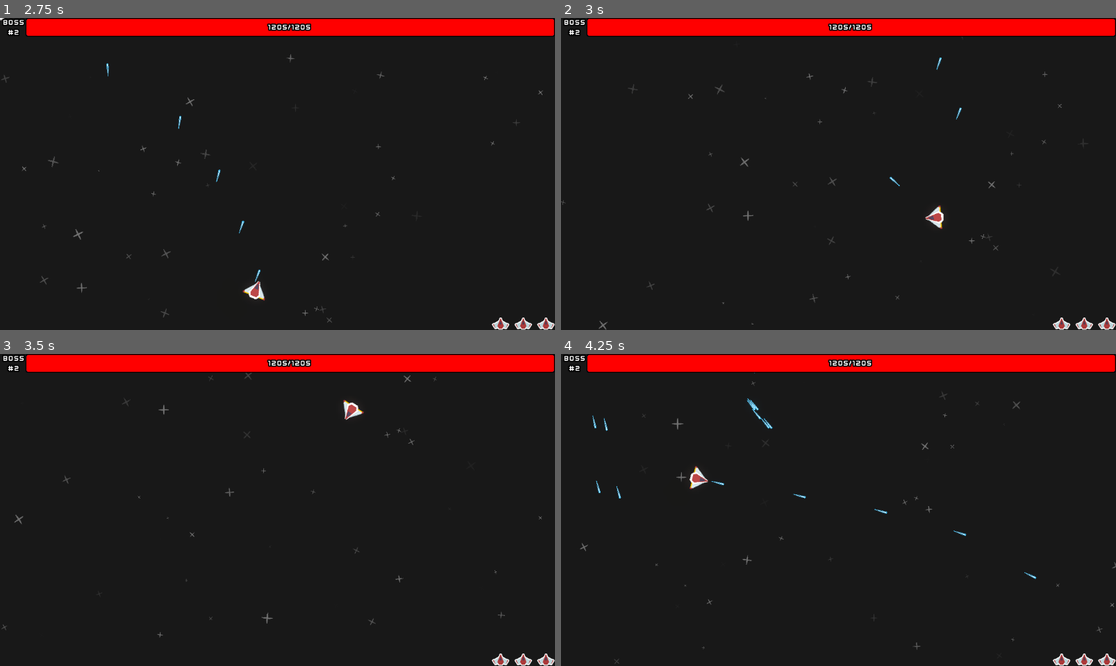
Above: before the commit, frames 1-4 (two rows, left to right).
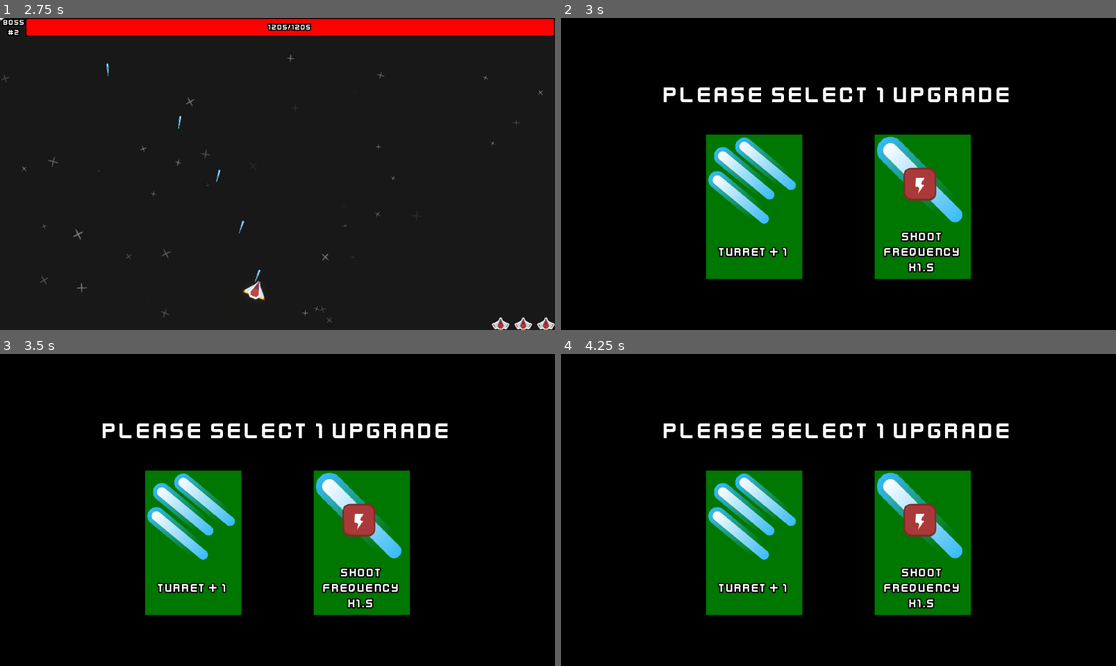
Above: after the commit, the same moments.

Repository: Noxalus/GMTK-2024
Game: Godot game, scene res://scenes/game.tscn
Two runs of this game, one before a commit and one after it. Both use one fixed random seed, a clock stepped at 60 frames per second and the inputs below. The engine's default icon, where the game draws it, is replaced by a stand-in: a white triangle on a blue panel in a dark square.
Inputs (mouse positions are in pixels of both pictures, inside the frame that each line leads up to):
- Up to frame 1 (2.75 s): move the mouse to (399, 158) at 0.52 s; press the mouse at (399, 158) at 0.53 s; hold D (move_right) 0.53-1.28 s; move the mouse to (166, 189) at 1.27 s; release the mouse at (166, 189) at 1.28 s; hold S (move_down) 1.28-2.03 s; tap Shift (focus) at 1.35 s; click (166, 189) at 1.55 s; move the mouse to (333, 105) at 2.02 s; press the mouse at (333, 105) at 2.03 s; hold D (move_right) from 2.03 s (still down); tap Page Up (next_boss) at 2.1 s
- Up to frame 2 (3 s): move the mouse to (810, 236) at 2.77 s; release D (move_right) at 2.78 s; release the mouse at (810, 236) at 2.78 s; hold Insert (choose_upgrade, bound only after the commit) from 2.78 s (still down); click (810, 236) at 2.85 s
- Up to frame 3 (3.5 s): keep holding Insert (choose_upgrade, bound only after the commit)
- Up to frame 4 (4.25 s): move the mouse to (1005, 556) at 3.52 s; release Insert (choose_upgrade, bound only after the commit) at 3.53 s; press the mouse at (1005, 556) at 3.53 s; hold A (move_left) from 3.53 s (still down)

Frame 1 is identical in both runs. In frame 2, 23% of the frame differs, in the area x 0-100%, y 0-100%; in frame 3, 23%; in frame 4, 24%.

Commit message:
Create icons for all type of upgrades.

Diff:
--- a/forever-warning/project.godot
+++ b/forever-warning/project.godot
@@ -109,6 +109,11 @@
 "events": [Object(InputEventKey,"resource_local_to_scene":false,"resource_name":"","device":-1,"window_id":0,"alt_press …(195 unchanged characters)…
 ]
 }
+choose_upgrade={
+"deadzone": 0.5,
+"events": [Object(InputEventKey,"resource_local_to_scene":false,"resource_name":"","device":-1,"window_id":0,"alt_pressed":false,"shift_pressed":false,"ctrl_pressed":false,"meta_pressed":false,"pressed":false,"keycode":0,"physical_keycode":4194311,"key_label":0,"unicode":0,"location":0,"echo":false,"script":null)
+]
+}
 
 [rendering]
 
--- a/forever-warning/scenes/upgrade_card.tscn
+++ b/forever-warning/scenes/upgrade_card.tscn
@@ -1,7 +1,7 @@
 [gd_scene load_steps=7 format=3 uid="uid://b6xjx4v88jng3"]
 
-[ext_resource type="Texture2D" uid="uid://d3uerrrmy6kcm" path="res://assets/sprites/player_ship.png" id="1_hhtwo"]
 [ext_resource type="Script" path="res://scripts/upgrade_card.gd" id="1_x3hcw"]
+[ext_resource type="Texture2D" uid="uid://cjsn7gvovxq25" path="res://assets/sprites/upgrades/increase_turret.png" id="2_gvbd6"]
 [ext_resource type="FontFile" uid="uid://cqg2241i3mcs8" path="res://assets/fonts/kenvector_future_thin.ttf" id="2_y12s1"]
 
 [sub_resource type="Gradient" id="Gradient_yp75w"]
@@ -34,24 +34,30 @@
 texture = SubResource("GradientTexture1D_iucuw")
 expand_mode = 1
 
-[node name="Content" type="VBoxContainer" parent="."]
+[node name="MarginContainer" type="MarginContainer" parent="."]
 layout_mode = 1
 anchors_preset = 15
 anchor_right = 1.0
 anchor_bottom = 1.0
 grow_horizontal = 2
 grow_vertical = 2
-size_flags_horizontal = 4
-size_flags_vertical = 4
+theme_override_constants/margin_left = 5
+theme_override_constants/margin_top = 5
+theme_override_constants/margin_right = 5
+theme_override_constants/margin_bottom = 5
+
+[node name="Content" type="VBoxContainer" parent="MarginContainer"]
+layout_mode = 2
 theme_override_constants/separation = 0
 alignment = 1
 
-[node name="Icon" type="TextureRect" parent="Content"]
+[node name="Icon" type="TextureRect" parent="MarginContainer/Content"]
 layout_mode = 2
-texture = ExtResource("1_hhtwo")
-stretch_mode = 3
+texture = ExtResource("2_gvbd6")
+expand_mode = 4
+stretch_mode = 5
 
-[node name="Label" type="Label" parent="Content"]
+[node name="Label" type="Label" parent="MarginContainer/Content"]
 custom_minimum_size = Vector2(0, 100)
 layout_mode = 2
 theme = SubResource("Theme_y4cyv")
--- a/forever-warning/scripts/game.gd
+++ b/forever-warning/scripts/game.gd
@@ -23,15 +23,39 @@
 var upgrades = [
 	# LIFE + 1
 	upgrade_class.new(
-		preload("res://assets/sprites/boss_core_1.png"),
+		preload("res://assets/sprites/upgrades/increase_lives.png"),
 		"LIFE + 1",
 		increase_player_life
 	),
-	# SHOOT FREQUENCY * 1.5
-	upgrade_class.new(
-		preload("res://assets/sprites/player_bullet.png"),
+	# SHOOT FREQUENCY x1.5
+	upgrade_class.new(
+		preload("res://assets/sprites/upgrades/increase_shoot_frequency.png"),
 		"SHOOT FREQUENCY x1.5",
 		func(): 	player.increase_shoot_frequency()
+	),
+	# DAMAGE INCREASE x1.25
+	upgrade_class.new(
+		preload("res://assets/sprites/upgrades/increase_damage.png"),
+		"DAMAGE INCREASE x1.25",
+		func(): 	player.increase_damage()
+	),
+	# TURRET + 1
+	upgrade_class.new(
+		preload("res://assets/sprites/upgrades/increase_turret.png"),
+		"TURRET + 1",
+		func(): 	player.add_turret()
+	),
+	# CORE DAMAGE x1.5
+	upgrade_class.new(
+		preload("res://assets/sprites/upgrades/increase_core_damage.png"),
+		"CORE DAMAGE x1.5",
+		func(): 	player.increase_core_damage()
+	),
+	# MOVE SPEED x1.25
+	upgrade_class.new(
+		preload("res://assets/sprites/upgrades/increase_move_speed.png"),
+		"MOVE SPEED x1.25",
+		func(): 	player.increase_move_speed()
 	),
 ]
 
@@ -62,6 +86,8 @@
 		boss.damage(999999)
 	if Input.is_action_just_pressed("restart") and boss != null:
 		restart()
+	if Input.is_action_just_pressed("choose_upgrade"):
+		hud.show_upgrades()
 
 func restart():
 	# reset gameplay values
@@ -158,6 +184,8 @@
 		player.respawn()
 
 func can_show_upgrades():
+	# should we limit this every X wave?
+	# easy to do with a module on the wave_count
 	return true
 
 func pause():
--- a/forever-warning/scripts/player.gd
+++ b/forever-warning/scripts/player.gd
@@ -120,5 +120,21 @@
 	is_invincible = false
 	animation.play("RESET")
 
+#region Upgrades
+
 func increase_shoot_frequency():
 	print("SHOOT FREQ")
+
+func increase_move_speed():
+	pass
+
+func increase_core_damage():
+	pass
+
+func add_turret():
+	pass
+
+func increase_damage():
+	pass
+
+#endregion
--- a/forever-warning/scripts/upgrade_card.gd
+++ b/forever-warning/scripts/upgrade_card.gd
@@ -1,12 +1,9 @@
 extends Button
 
-@onready var ico: TextureRect = $Content/Icon
-@onready var label: Label = $Content/Label
+@onready var ico: TextureRect = $MarginContainer/Content/Icon
+@onready var label: Label = $MarginContainer/Content/Label
 
 var upgrade: Upgrade
-
-func _ready() -> void:
-	print("COUCOU")
 
 func initialize(up: Upgrade):
 	upgrade = up
Binary file added: forever-warning/assets/sprites/upgrades/increase_core_damage.png
Not shown, added: forever-warning/assets/sprites/upgrades/increase_core_damage.png.import
Binary file added: forever-warning/assets/sprites/upgrades/increase_damage.png
Not shown, added: forever-warning/assets/sprites/upgrades/increase_damage.png.import
Binary file added: forever-warning/assets/sprites/upgrades/increase_lives.png
Not shown, added: forever-warning/assets/sprites/upgrades/increase_lives.png.import
Binary file added: forever-warning/assets/sprites/upgrades/increase_move_speed.png
Not shown, added: forever-warning/assets/sprites/upgrades/increase_move_speed.png.import
Binary file added: forever-warning/assets/sprites/upgrades/increase_shoot_frequency.png
Not shown, added: forever-warning/assets/sprites/upgrades/increase_shoot_frequency.png.import
Binary file added: forever-warning/assets/sprites/upgrades/increase_turret.png
Not shown, added: forever-warning/assets/sprites/upgrades/increase_turret.png.import
